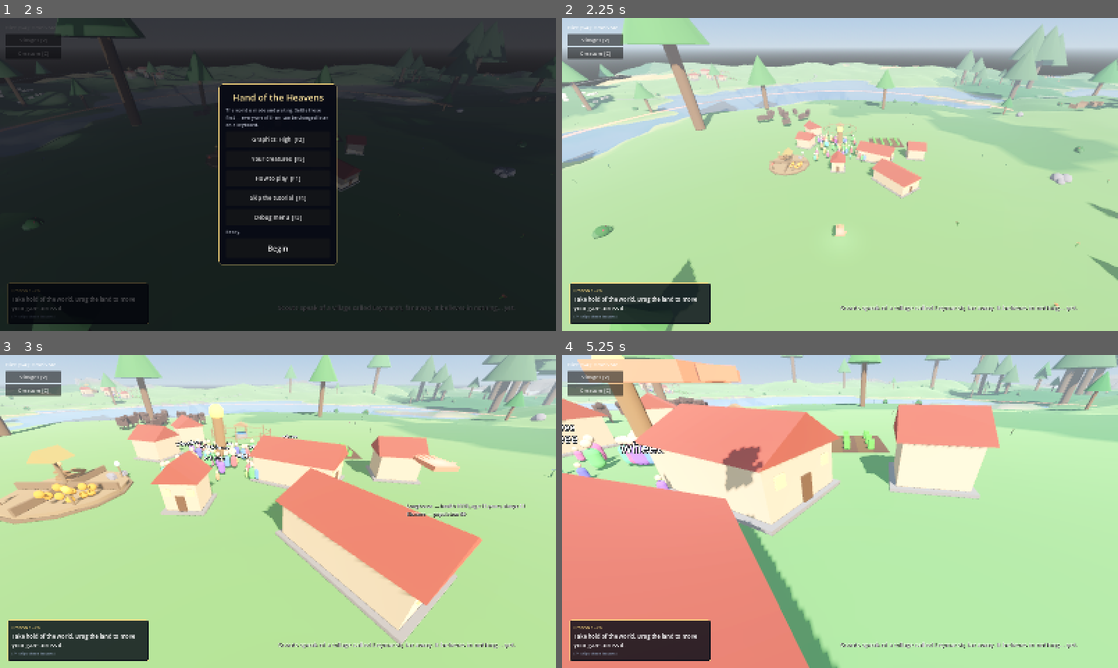
Above: before the commit, frames 1-4 (two rows, left to right).
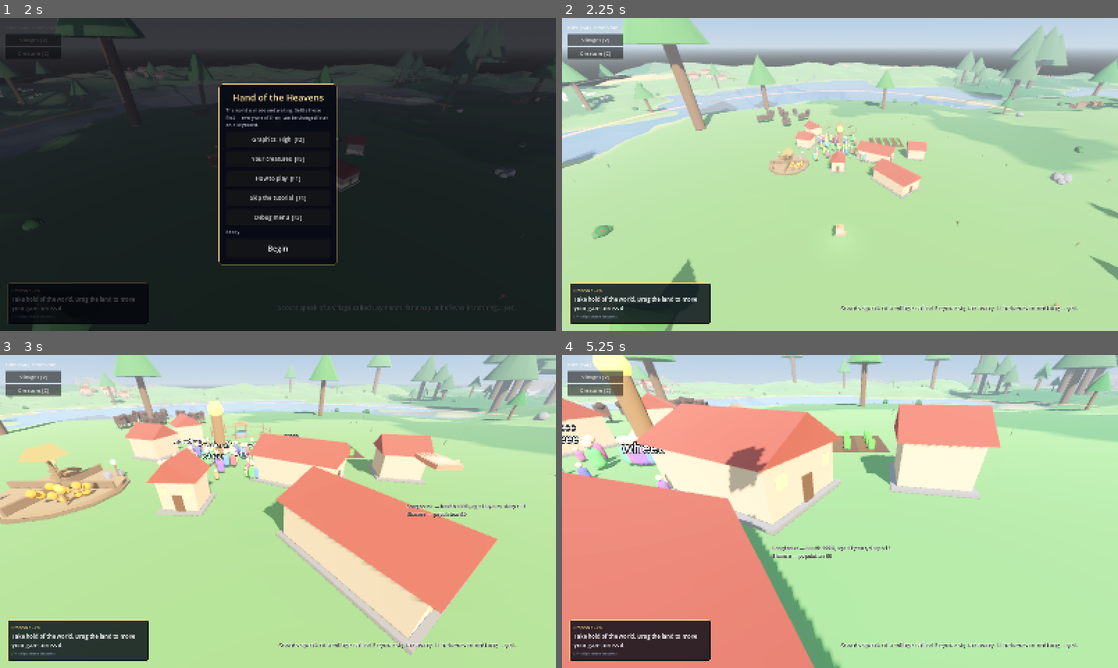
Above: after the commit, the same moments.

Repository: tjloman/tjloman
Game: Godot game, scene res://scenes/main.tscn
Two runs of this game, one before a commit and one after it. Both use one fixed random seed, a clock stepped at 60 frames per second and the inputs below.
Inputs (mouse positions are in pixels of both pictures, inside the frame that each line leads up to):
- Up to frame 1 (2 s): click (239, 183) at 0.52 s; type "Alex" at 0.6 s; click "Begin" at 1.25 s
- Up to frame 2 (2.25 s): click "Begin" at 2 s
- Up to frame 3 (3 s): tap Enter at 2.75 s; move the mouse to (400, 495) at 2.77 s; hold Right from 2.78 s (still down); hold C (find_creature) from 2.78 s (still down); click (400, 495) at 2.92 s
- Up to frame 4 (5.25 s): release Right at 3.5 s; release C (find_creature) at 3.5 s; drag from (728, 527) to (812, 574) at 3.52 s; move the mouse to (895, 442) at 4.27 s; hold Right 4.28-5 s; hold W (cam_forward) 4.28-5 s; tap C (find_creature) at 4.55 s; drag from (812, 574) to (673, 464) at 5.02 s

Frame 1 is identical in both runs. In frame 2, 0.2% of the frame differs, in the area x 0-100%, y 13-100%; in frame 3, 8.8%, in the area x 0-100%, y 0-96%; in frame 4, 4.4%.

Commit message:
The rope stays pulled, air is a rudiment, and the zoom is one motion
THE ROPE. main._ready drove the stake in on every boot, and the only thing
that pulls it is a tutorial already marked finished — so a player who learned
the leash months ago came back to a tethered creature and no lesson left to
free it. SaveGame.remember/recalls keeps the fact on the PROFILE rather than
in the world file: it has to survive a world being reloaded, and a brand new
creature has to start without it. A thing you know is not unlearned by closing
the window.

AIR. Moved to tier 1. It was the last rune a god learned, and `air+calm` is
FLIGHT — the one miracle that gets a creature out of a hole, which is exactly
the first thing a player needs when their creature arrives in a crater. It is
also the first TWO-RUNE miracle anyone draws, which makes it where you learn
that runes combine at all. `calm+sky` still reaches flight from the other
side, so the old route is untouched; rune_sheet --check now reports flight at
village 1 against diggers at 3 and 4.

FLIGHT is ten seconds plus two, not thirty-five plus twenty-five. A minute of
flight is enough to cross the map with, which made it the answer to every
distance problem in the game and stopped it being the answer to the one it is
for. Ten seconds is over the lip and down the other side.

THE ZOOM, which was two motions pretending to be one. `_zoom_toward`
teleported the pivot sideways in a single frame and then eased the camera in
along its own axis over the next dozen — started together, different speeds,
which is why it read as being yanked to one side rather than as zooming. The
sideways part is banked as drift and bled off at exactly the dolly's rate now.

Half the rest of the judder was vertical and was not the zoom at all:
`_update_rig_height` SNAPPED the rig up whenever the camera entered its ground
cushion, and that cushion shrinks as you zoom in, so zooming toward the ground
fired a hard lift on and off every frame. Inside the land is still instant —
the only wrong answer there is a frame spent under a hill — but inside the
cushion eases.

And every one of these eases is framerate-independent now: `delta * k` closes
twice as much ground per frame at 30fps as at 60, so the same zoom landed
differently depending on what else the frame was doing, which on a device
whose frame time moves is felt as judder rather than as speed.

Static checks clean across 85 classes and 92 files. Not playtested.

Co-Authored-By: Claude Opus 5 <noreply@anthropic.com>
Claude-Session: https://claude.ai/code/session_01NqBKfyc5c6bViy6kUi2S7P

Diff:
--- a/scripts/miracles/miracle_manager.gd
+++ b/scripts/miracles/miracle_manager.gd
@@ -1745,7 +1745,12 @@
 	if creature.global_position.distance_to(pos) > 60.0:
 		GameState.hint("Cast it nearer your creature to lift it.")
 		return
-	creature.grant_flight(35.0 + potency * 25.0)
+	# A JUMP, NOT A JOURNEY. Thirty-five to sixty seconds was long enough to
+	# cross the map with, which made flight the answer to every distance problem
+	# in the game and stopped it being the answer to the one it is for: the
+	# creature is in a hole and cannot walk out. Ten seconds is over the lip and
+	# down the other side, and you cast it again if you meant to go further.
+	creature.grant_flight(10.0 + potency * 2.0)
 	var swirl := CPUParticles3D.new()
 	swirl.amount = Quality.particles(60)
 	swirl.lifetime = 1.6
--- a/scripts/miracles/spellbook.gd
+++ b/scripts/miracles/spellbook.gd
@@ -188,11 +188,20 @@
 
 ## The rudiments, taught a tier at a time by the villages that come to believe.
 ## Everything castable follows from which of these you hold.
+## AIR IS A RUDIMENT, NOT A REWARD.
+##
+## It was tier 4 — the last thing a god learned — and `air+calm` is FLIGHT, the
+## one miracle that gets a creature out of a hole. A creature arrives in this
+## world in a crater, and the first thing a player has to be taught is how to
+## lift it out of one; that lesson cannot be gated behind three conversions.
+## It is also the first TWO-RUNE miracle anybody draws, which makes it the place
+## to teach that runes combine at all. `calm+sky` still reaches flight from the
+## other side, so nothing about the old route is taken away.
 const RUNE_TIERS: Array[Array] = [
-	["water", "life", "calm"],
+	["water", "life", "calm", "air"],
 	["earth", "force", "ward"],
 	["fire", "sky"],
-	["air", "fury"],
+	["fury"],
 ]
 
 ## Plain names for the readout, so the player can learn the alphabet by using it.
--- a/scripts/player/camera_rig.gd
+++ b/scripts/player/camera_rig.gd
@@ -7,6 +7,14 @@
 
 const MIN_ZOOM := 1.2   # close enough to stand at a villager's feet
 const MAX_ZOOM := 70.0
+## HOW THE ZOOM SETTLES, per second. One rate for the dolly and the sideways
+## recentre together, because they are one motion and the jerk was them
+## disagreeing — see `_zoom_toward` and `_tick_zoom_drift`.
+const ZOOM_EASE := 9.0
+## And how fast the rig lifts off a hill it is about to clip into. Fast, but
+## not instant: instant is a snap, and a zoom that shortens the cushion fires
+## it on and off every frame. See `_update_rig_height`.
+const LIFT_EASE := 14.0
 const PAN_SPEED := 22.0
 const ROTATE_SPEED := 1.6
 ## How fast a camera shake dies away, per second (see `shake`).
@@ -25,6 +33,9 @@
 ## gives it back: a shot you cannot pan out of is a cutscene.
 var framed := false
 
+## The sideways recentre a zoom has asked for and not yet been given. See
+## `_zoom_toward`.
+var _zoom_drift := Vector3.ZERO
 var _rotating := false
 var _touches := {}        # touch index -> screen position
 var _pinch_dist := 0.0
@@ -112,7 +123,13 @@
 	# global position) so zoom-to-hand and rotation stay true.
 	camera.position.x = 0.0
 	camera.position.y = 0.0
-	camera.position.z = lerpf(camera.position.z, zoom_distance, minf(delta * 8.0, 1.0))
+	# FRAMERATE-INDEPENDENT, and at the same rate the recentre uses. `delta * k`
+	# is not: at 30fps it eases twice as far per frame as at 60, so the same
+	# zoom lands differently depending on what else the frame was doing — which
+	# on a device whose frame time moves around is felt as judder rather than as
+	# speed. 1 - exp(-k*dt) is the same curve at any framerate.
+	camera.position.z = lerpf(camera.position.z, zoom_distance, _ease(ZOOM_EASE, delta))
+	_tick_zoom_drift(delta)
 	_tick_shake(delta)
 
 	_update_rig_height(delta)
@@ -140,15 +157,24 @@
 	# Cushion shrinks as you zoom in, so a close camera sits at ankle
 	# height and looks up — without entering the ground.
 	var cushion := clampf(zoom_distance * 0.06, 0.3, 2.0)
-	var floor_y := maxf(
-		_world_cache.height_at(cam.x, cam.z), WorldGen.WATER_LEVEL) + cushion
-	if cam.y < floor_y:
-		global_position.y += (floor_y - cam.y) + 0.01   # lift so the camera clears
+	var hard := maxf(_world_cache.height_at(cam.x, cam.z), WorldGen.WATER_LEVEL)
+	var floor_y := hard + cushion
+	if cam.y < hard + 0.05:
+		# INSIDE THE LAND. Nothing eases here: the only wrong answer is a frame
+		# spent looking at the underside of a hill.
+		global_position.y += (hard + 0.05 - cam.y)
+	elif cam.y < floor_y:
+		# Inside the CUSHION but still above the ground — which is a comfort
+		# problem, not a correctness one, so it is eased. It used to snap, and
+		# the cushion shrinks as you zoom in (see above), so zooming toward the
+		# ground fired this hard lift on and off every single frame. Half the
+		# judder people read as "the zoom" was the rig hopping vertically.
+		global_position.y += (floor_y - cam.y) * _ease(LIFT_EASE, delta)
 	elif cam.y > floor_y + 0.5:
 		# Comfortably clear: ease the pivot down to ride the land under it.
 		var terrain := maxf(
 			_world_cache.height_at(global_position.x, global_position.z), 0.0)
-		global_position.y = lerpf(global_position.y, terrain, minf(delta * 5.0, 1.0))
+		global_position.y = lerpf(global_position.y, terrain, _ease(5.0, delta))
 
 
 func _unhandled_input(event: InputEvent) -> void:
@@ -231,6 +257,15 @@
 	camera.rotation = Vector3.ZERO
 
 
+## ZOOMING PULLS THE RIG TOWARD WHAT YOU ARE LOOKING AT, and that pull used to
+## be INSTANT while the dolly behind it eased. So one wheel notch teleported the
+## pivot sideways in a single frame and then spent the next dozen frames sliding
+## the camera in along its own axis: two motions, different speeds, starting
+## together. That is the jerk, and it is why it reads as being yanked to one
+## side rather than as zooming.
+##
+## The sideways part is banked as drift now and bled off at exactly the rate the
+## dolly uses, so the whole thing is one movement.
 func _zoom_toward(factor: float) -> void:
 	framed = false
 	var new_zoom := clampf(zoom_distance * factor, MIN_ZOOM, MAX_ZOOM)
@@ -239,7 +274,26 @@
 	if follow_target == null and not is_equal_approx(ratio, 1.0):
 		var focus := _focus_point()
 		var offset := (global_position - focus) * ratio
-		global_position = Vector3(focus.x + offset.x, global_position.y, focus.z + offset.z)
+		_zoom_drift += Vector3(focus.x + offset.x - global_position.x, 0.0,
+			focus.z + offset.z - global_position.z)
+
+
+## The banked recentre, paid out a little each frame. Panning writes
+## `global_position` directly and this adds on top of it, so dragging the world
+## about during a zoom does what you would expect rather than fighting it.
+func _tick_zoom_drift(delta: float) -> void:
+	if _zoom_drift.length_squared() < 0.0001:
+		_zoom_drift = Vector3.ZERO
+		return
+	var step := _zoom_drift * _ease(ZOOM_EASE, delta)
+	global_position += step
+	_zoom_drift -= step
+
+
+## The share of the remaining distance to close this frame, at `rate` per
+## second — the same however long the frame took.
+func _ease(rate: float, delta: float) -> float:
+	return clampf(1.0 - exp(-rate * delta), 0.0, 1.0)
 
 
 ## Yaw the rig, orbiting around the hand's ground point rather than
--- a/scripts/save_game.gd
+++ b/scripts/save_game.gd
@@ -123,6 +123,25 @@
 
 func active_profile() -> Dictionary:
 	return profile(active)
+
+
+## SOMETHING REMEMBERED ABOUT THIS CREATURE ACROSS REBOOTS.
+##
+## Kept on the PROFILE rather than in the world file, because these are facts
+## about a creature's upbringing rather than about the land: they must survive a
+## world being reloaded, and a brand new creature must start without them. The
+## profile dictionary is the live entry in `profiles`, so writing to it and
+## re-indexing is the whole of it. See CreatureStake.
+func remember(key: String, value: Variant) -> void:
+	var entry := active_profile()
+	if entry.is_empty():
+		return
+	entry[key] = value
+	_write_index()
+
+
+func recalls(key: String) -> bool:
+	return bool(active_profile().get(key, false))
 
 
 func has_save() -> bool:
--- a/scripts/world/creature_stake.gd
+++ b/scripts/world/creature_stake.gd
@@ -35,6 +35,9 @@
 ## the end reads as a rope going taut rather than a wall.
 const GIVE := 1.4
 
+## What the profile remembers once the rope has come off for good.
+const RETIRED := "rope_retired"
+
 const POST_HIGH := 2.4
 const POST_WIDE := 0.22
 const ROPE_BORE := 0.07
@@ -53,6 +56,14 @@
 static func plant(who: Creature) -> CreatureStake:
 	if _here != null and is_instance_valid(_here):
 		return _here
+	# ONCE PER CREATURE, NOT ONCE PER BOOT. main._ready drove this in every time
+	# the game started, so a player who had finished the lesson months ago came
+	# back to a creature on a rope with no lesson left to take it off — and the
+	# only thing that pulls it is a tutorial that has already been marked done.
+	# The rope is the first thing a creature knows, and a thing you know is not
+	# unlearned by closing the window.
+	if SaveGame.recalls(RETIRED):
+		return null
 	var stake := CreatureStake.new()
 	stake.creature = who
 	var parent := who.get_parent()
@@ -96,6 +107,7 @@
 	if stake == null:
 		return
 	GameState.announce("You pull the stake from the ground. Your creature is yours to lead now.")
+	SaveGame.remember(RETIRED, true)   # and it stays pulled. See `plant`.
 	_here = null
 	stake.queue_free()
 
